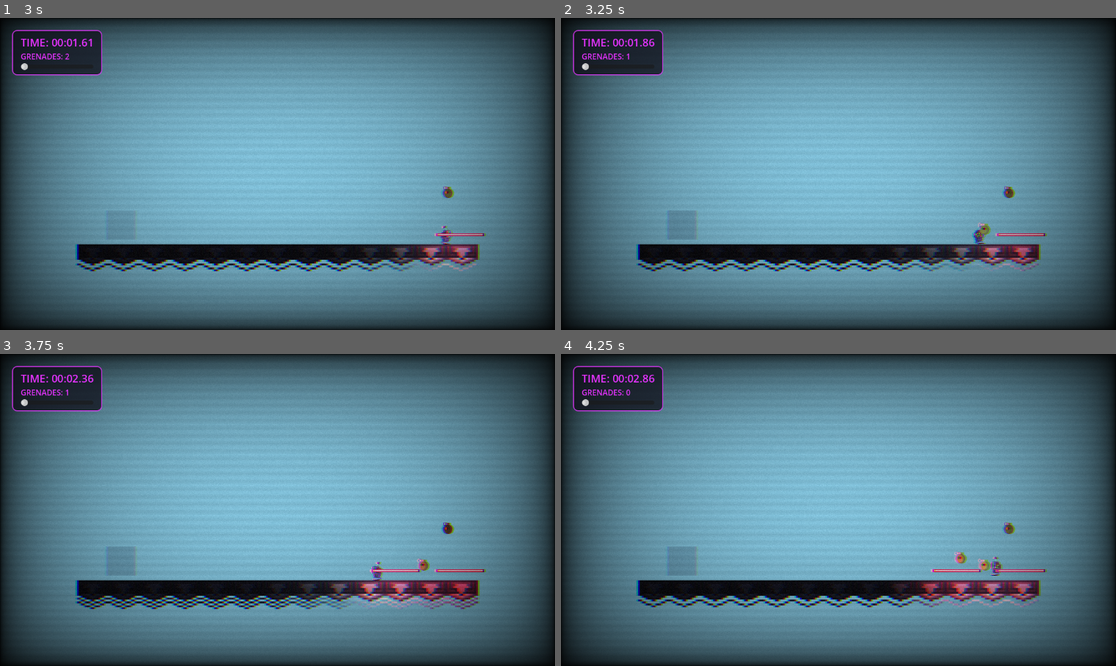
Above: before the commit, frames 1-4 (two rows, left to right).
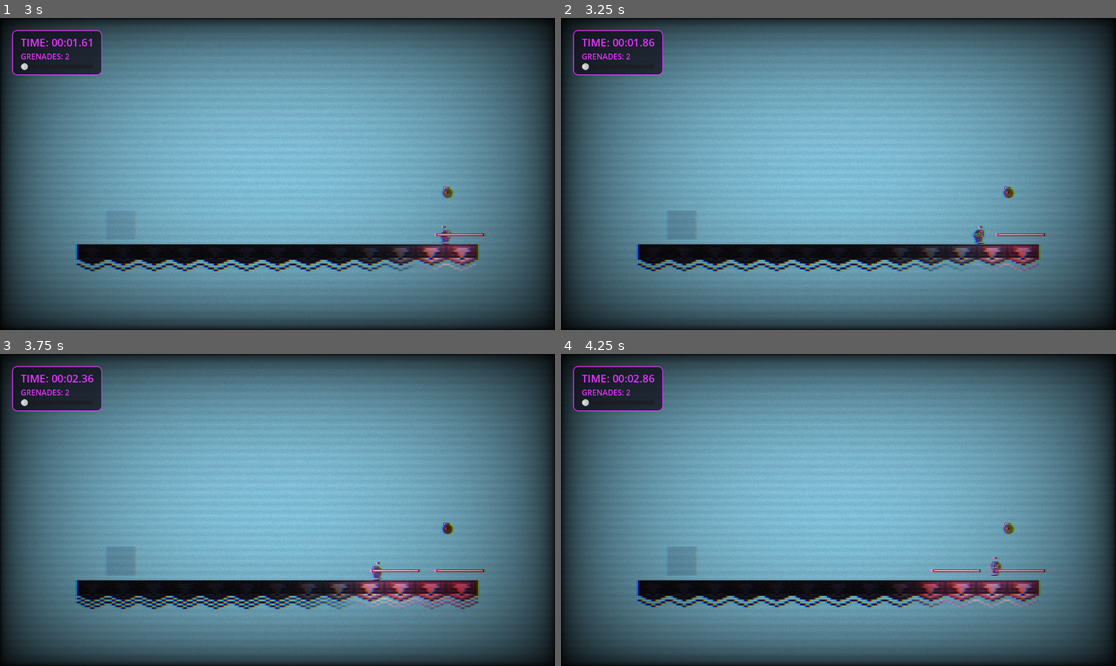
Above: after the commit, the same moments.

Repository: rafiathallah3/Reverse-Poppy
Game: Godot game, scene res://scene/StartMenu.tscn
Two runs of this game, one before a commit and one after it. Both use one fixed random seed, a clock stepped at 60 frames per second and the inputs below. Sound files missing from this copy of the repository are replaced by a short silence.
Inputs (mouse positions are in pixels of both pictures, inside the frame that each line leads up to):
- Up to frame 1 (3 s): click "PLAY" at 0.5 s; tap Enter at 1.25 s; move the mouse to (399, 158) at 1.27 s; hold E (shoot) 1.28-2.03 s; hold D (move_right) 1.28-2.78 s; click (399, 158) at 1.42 s; tap Space (jump) at 1.52, 2.27 s; move the mouse to (166, 189) at 2.02 s; tap F (grenade) at 2.1 s; move the mouse to (333, 105) at 2.77 s; hold A (move_left) from 2.78 s (still down); hold E (shoot) from 2.78 s (still down)
- Up to frame 2 (3.25 s): keep holding A (move_left); keep holding E (shoot); tap F (grenade) at 3.05 s
- Up to frame 3 (3.75 s): move the mouse to (249, 572) at 3.52 s; release A (move_left) at 3.53 s; release E (shoot) at 3.53 s; hold D (move_right) from 3.53 s (still down); tap Enter at 3.6 s; click (249, 572) at 3.67 s
- Up to frame 4 (4.25 s): keep holding D (move_right); tap Space (jump) at 3.77 s; tap F (grenade) at 3.8 s

Frame 1 is identical in both runs. In frame 2, less than 0.1% of the frame differs, in the area x 11-78%, y 11-70%; in frame 3, less than 0.1%; in frame 4, 0.2%.

Commit message:
Updated Catchable Grenades

Diff:
--- a/scripts/grenade.gd
+++ b/scripts/grenade.gd
@@ -114,13 +114,34 @@
 	if is_exploded:
 		return
 
+	# --- NEW CATCH MECHANIC ---
+	if body.name.contains("Player"):
+		# Safely check if the global Scene Transition manager exists
+		var st = get_node_or_null("/root/SceneTransition")
+
+		# If we are currently in the Time Reverse phase...
+		if st and st.is_reversing:
+			# Give the grenade back to the player
+			if "grenades" in body:
+				body.grenades += 1
+
+				# Prevent the player from hoarding more than their max limit!
+				if "max_grenades" in body and body.grenades > body.max_grenades:
+					body.grenades = body.max_grenades
+
+			# Delete the grenade from the world (it has been caught)
+			queue_free()
+
+		# Whether caught or not, the grenade should not bounce off the player
+		return
+
 	# Explode immediately on contact with enemies
 	if body.is_in_group("enemies"):
 		explode()
 		return
 
-	# Ignore player, bullets, and other grenades
-	if body.name.contains("Player") or body.is_in_group("bullets") or body.is_in_group("grenades"):
+	# Ignore bullets and other grenades
+	if body.is_in_group("bullets") or body.is_in_group("grenades"):
 		return
 
 	# Bounce off of solid environment tiles / platforms
--- a/scripts/scene_transition.gd
+++ b/scripts/scene_transition.gd
@@ -112,7 +112,6 @@
 func _process(delta: float) -> void:
 	var on_menu = _is_menu_scene()
 
-	# Sembunyikan HUD di main menu, tampilkan saat game
 	if timer_panel:
 		timer_panel.visible = not on_menu
 
@@ -152,7 +151,6 @@
 
 func start_reverse_sequence() -> void:
 	is_reversing = true
-	# Timer keeps running during reverse transition
 	timer_label.add_theme_color_override("font_color", Color(0.9, 0.2, 1.0))
 	grenade_label.add_theme_color_override("font_color", Color(0.9, 0.2, 1.0))
 	var style_box = timer_panel.get_theme_stylebox("panel") as StyleBoxFlat
